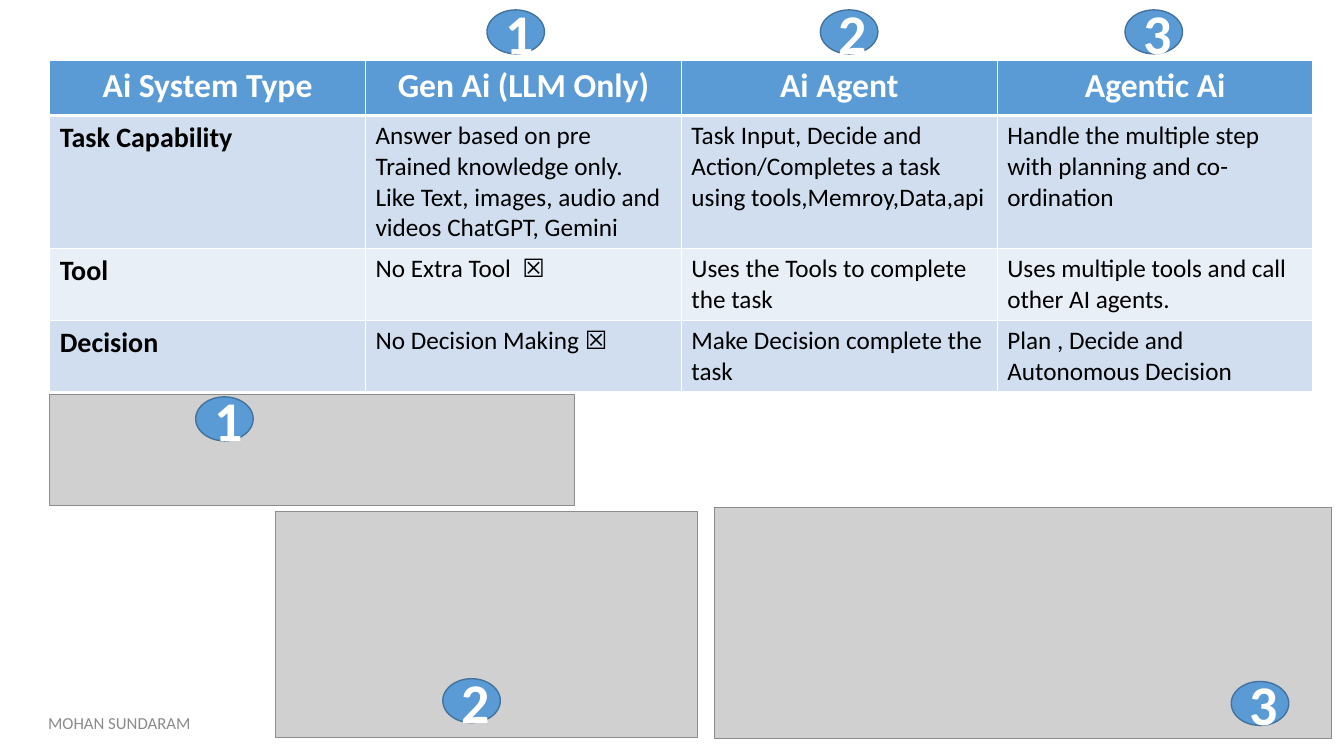
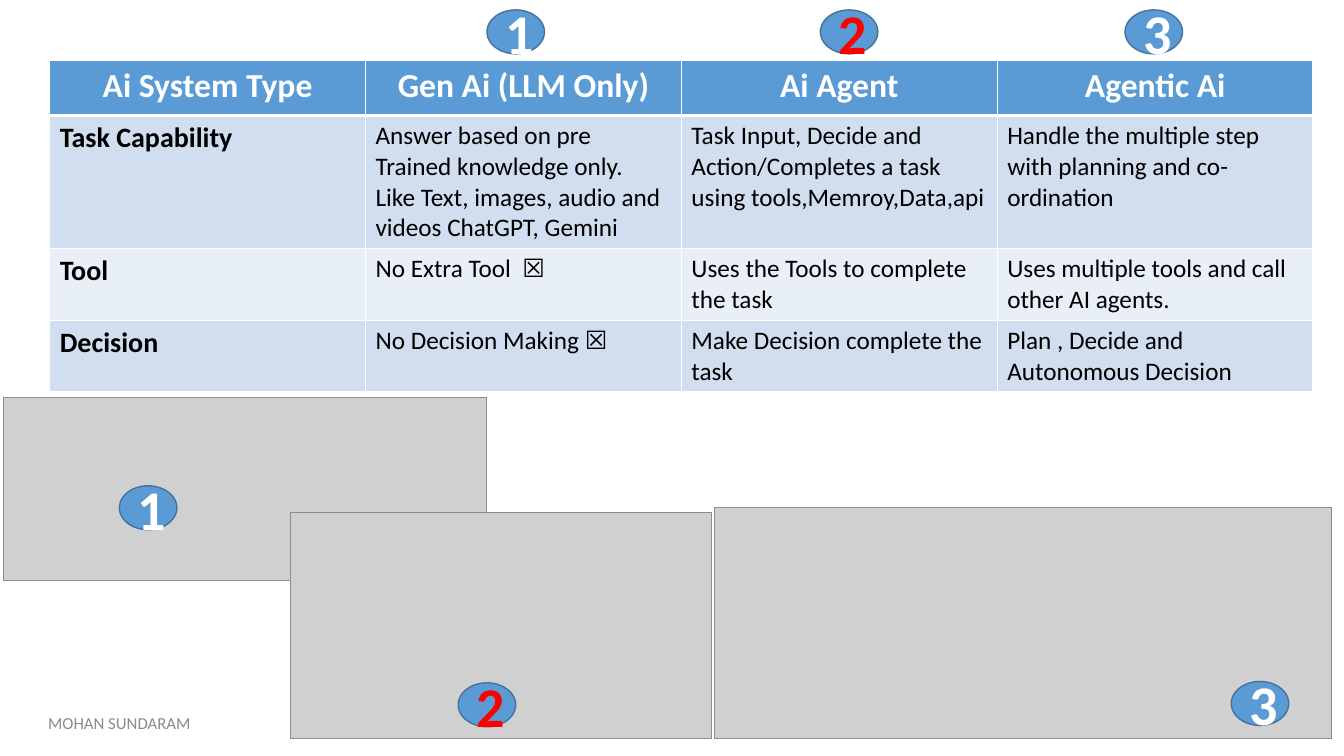
Before and after one commit to mohan4295work/Doc, a slide deck: slide 5 of Artificial Intelligence.pptx. Drawn at 1344x756 pixels with LibreOffice and Linux fonts; fonts in the diff are those of the drawing; grey boxes stand for pictures. Boxes give left, top, right and bottom in pixels: in the first picture for what was removed or moved away, otherwise in the second. Text is boxed around its words. In the diff, an @@ line names an element or a change of style, - is before the commit and + after.

```diff
--- a/Artificial Intelligence.pptx
+++ b/Artificial Intelligence.pptx
@@ ellipse "2" at (x1=821, y1=10, x2=878, y2=54): text colour #FFFFFF to #FF0000 @@
@@ picture added at (x1=3, y1=398, x2=486, y2=581) @@
@@ picture removed at (x1=49, y1=395, x2=575, y2=506) @@
@@ ellipse "1" moved from (x1=196, y1=397, x2=253, y2=442) to (x1=119, y1=486, x2=176, y2=530) @@
@@ picture moved from (x1=275, y1=511, x2=697, y2=737) to (x1=290, y1=512, x2=712, y2=738) @@
@@ ellipse "2" at (x1=459, y1=683, x2=516, y2=727): text colour #FFFFFF to #FF0000 @@
@@ ellipse "2" moved from (x1=443, y1=679, x2=500, y2=723) to (x1=459, y1=683, x2=516, y2=727) @@
```
Also in this commit, not shown: 10 other slides changed, 3 slides added.
